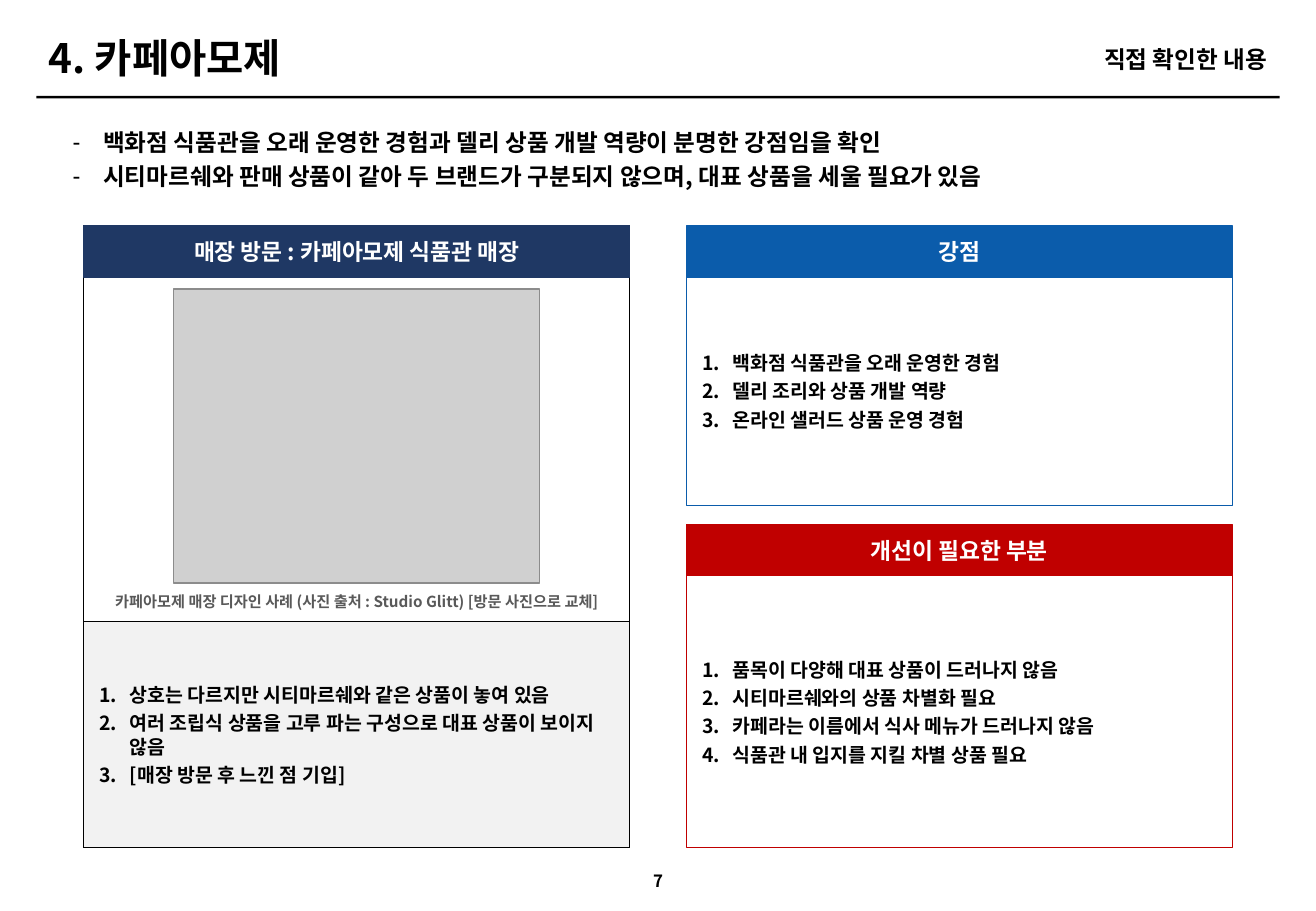
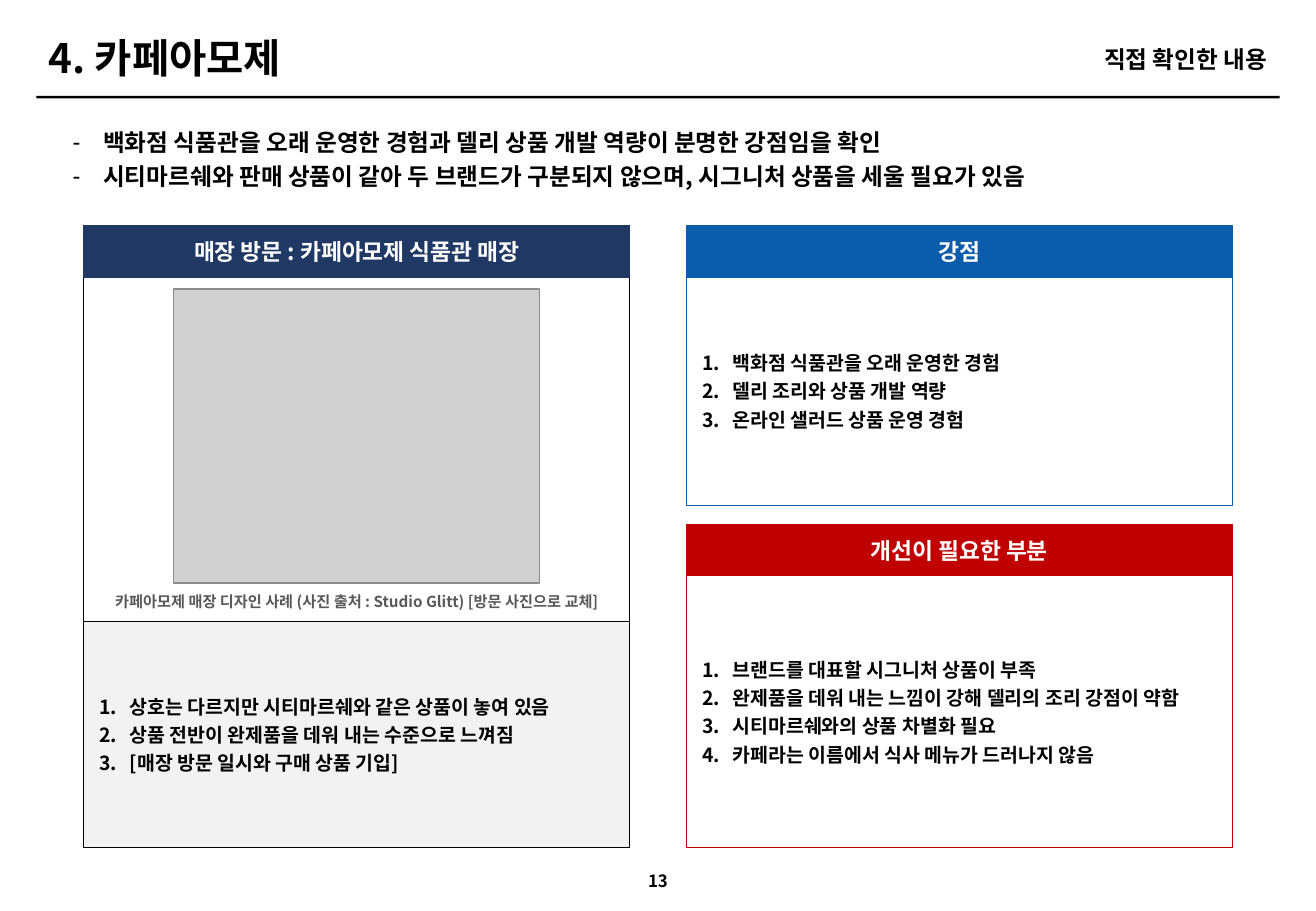
Before and after one commit to grandnim-wq/Claude, a slide deck: slide 13 of 아모제_3개브랜드_개선전략_최종.pptx (slide 7 before the commit). Drawn at 1316x911 pixels with LibreOffice and Linux fonts; fonts in the diff are those of the drawing; grey boxes stand for pictures. Boxes give left, top, right and bottom in pixels: in the first picture for what was removed or moved away, otherwise in the second. Text is boxed around its words. In the diff, an @@ line names an element or a change of style, - is before the commit and + after.

```diff
--- a/아모제_3개브랜드_개선전략_최종.pptx
+++ b/아모제_3개브랜드_개선전략_최종.pptx
@@ text at [103,165,1026,190]: text changed @@
-– 시티마르쉐와 판매 상품이 같아 두 브랜드가 구분되지 않으며, 대표 상품을 세울 필요가 있음
+– 시티마르쉐와 판매 상품이 같아 두 브랜드가 구분되지 않으며, 시그니처 상품을 세울 필요가 있음
@@ text at [732,660,1179,707]: text changed @@
-1. 품목이 다양해 대표 상품이 드러나지 않음
+1. 브랜드를 대표할 시그니처 상품이 부족
+2. 완제품을 데워 내는 느낌이 강해 델리의 조리 강점이 약함
@@ text at [130,725,514,774]: text changed @@
-2. 여러 조립식 상품을 고루 파는 구성으로 대표 상품이 보이지 않음
-3. [매장 방문 후 느낀 점 기입]
+2. 상품 전반이 완제품을 데워 내는 수준으로 느껴짐
+3. [매장 방문 일시와 구매 상품 기입]
@@ text at [732,745,1027,764]: paragraph removed @@
-4. 식품관 내 입지를 지킬 차별 상품 필요
@@ text at [732,745,1095,764]: less space between paragraphs @@
@@ page number at [648,874,668,888]: text changed @@
-7
+13
```
Also in this commit, not shown: 8 other slides changed, 10 slides added.
